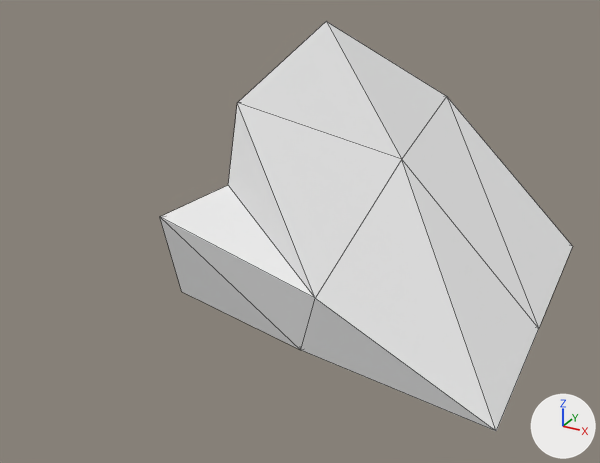
An edit to the OBJ model data/rock.obj, drawn before and after from the same camera.
Rendered twice from a camera (50 mm lens) standing at (21.1, -10.26, 11.93) and looking at (10.3, 9.37, 2.11). Arrows for +X, +Y and +Z are at lower right; the lights stay in place. Mesh edges are drawn as thin lines. Where no turn or scale is listed for an object, it has been applied to the vertices.

The first picture shows 'rock4_Cube.021'.
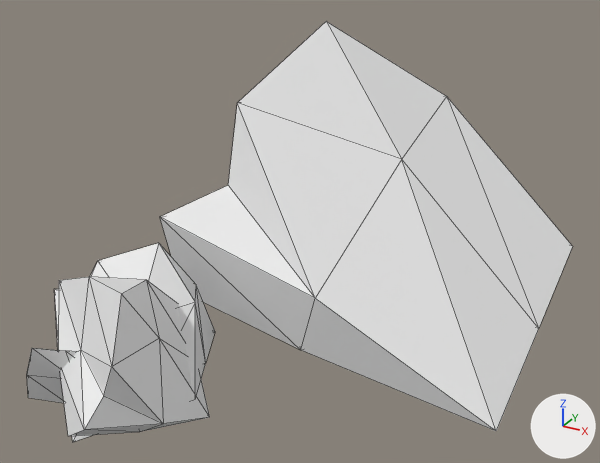
What changed in the scene script:
```text
Change me_rock4_cube_021:
    where me_rock4_cube_021.from_pydata(...)  # 18 vertices, 32 faces; spans x 6.35..17.14, y 7.15..18.95, z -1.16..7.41
    used by ob_rock4_cube_021; location = (0.0, 0.0, 0.0)
    me_rock4_cube_021 part 1: the loose piece of 18 vertices spanning x 6.35..17.14, y 7.15..18.95, z -1.16..7.41 is copied, and the copy is multiplied about its middle by the matrix ((0.133, -0.262, 0.259), (0.362, 0.147, -0.037), (-0.073, 0.252, 0.292)), then moved by (-3.0, -9.24, -1.91); it spans x 5.99..9.87, y 1.12..6.08, z -1.87..2.88
    me_rock4_cube_021 part 2: the loose piece of 18 vertices spanning x 6.35..17.14, y 7.15..18.95, z -1.16..7.41 is copied, and the copy is multiplied about its middle by the matrix ((0.325, 0.241, 0.104), (-0.248, 0.337, -0.003), (-0.086, -0.059, 0.405)), then moved by (-3.89, -7.75, -2.7); it spans x 4.68..9.79, y 2.04..7.89, z -1.43..2.37
    me_rock4_cube_021 part 3: the loose piece of 18 vertices spanning x 6.35..17.14, y 7.15..18.95, z -1.16..7.41 is copied, and the copy is multiplied about its middle by the matrix ((0.094, 0.163, -0.082), (-0.013, 0.098, 0.18), (0.182, -0.077, 0.056)), then moved by (-4.54, -9.9, -3.0); it spans x 5.92..8.23, y 1.74..4.04, z -0.95..1.31
```

Location of each change, [x1, y1, x2, y2] in pixels of the pictures (600 x 463 px):
'rock4_Cube.021', reshaped (32% wider)
    before: [160, 21, 573, 431]
    after: [27, 21, 573, 442]
part 1 of me_rock4_cube_021, added
    after: [58, 277, 210, 436]
part 2 of me_rock4_cube_021, added
    after: [54, 243, 215, 442]
part 3 of me_rock4_cube_021, added
    after: [27, 348, 77, 403]
